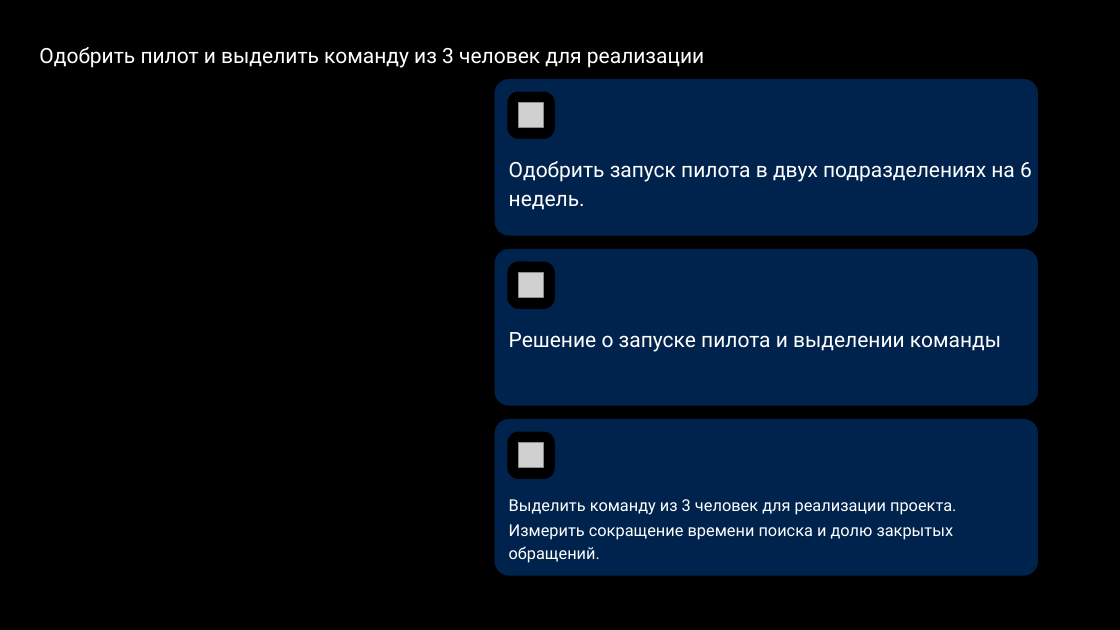
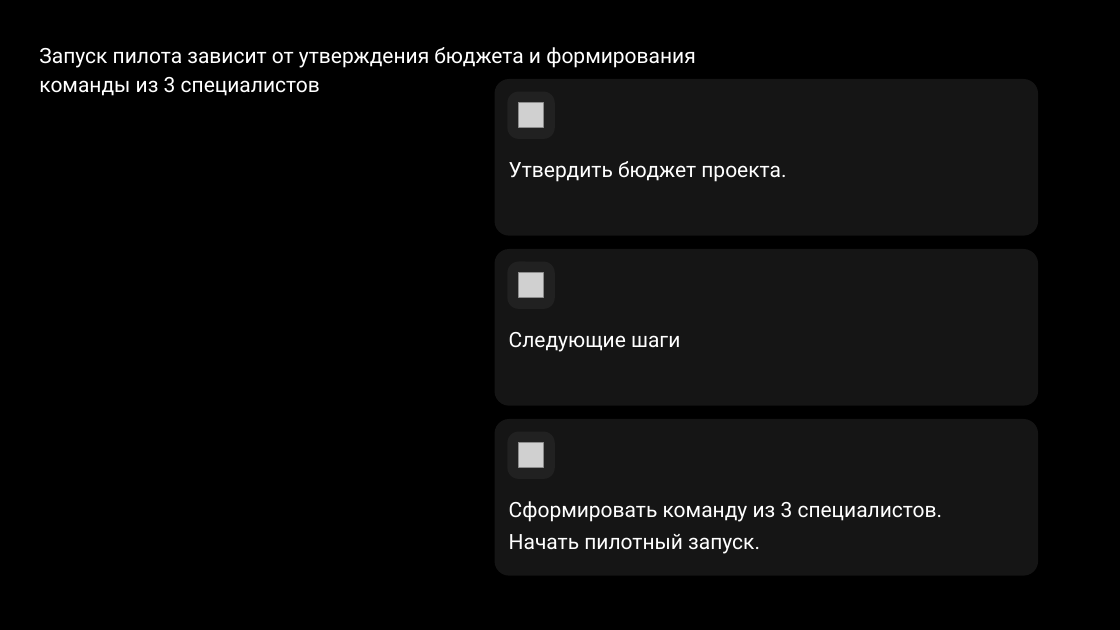
Before and after one commit to temurysega/lct_vk, a slide deck: slide 12 of deliverables/vk-workspace-columns.pptx. Drawn at 1120x630 pixels with LibreOffice and Linux fonts; fonts in the diff are those of the drawing; grey boxes stand for pictures; background and template pictures are left out. Boxes give left, top, right and bottom in pixels: in the first picture for what was removed or moved away, otherwise in the second. Text is boxed around its words. In the diff, an @@ line names an element or a change of style, - is before the commit and + after.

```diff
--- a/deliverables/vk-workspace-columns.pptx
+++ b/deliverables/vk-workspace-columns.pptx
@@ title at (x1=39, y1=47, x2=695, y2=96): text changed @@
-Одобрить пилот и выделить команду из 3 человек для реализации
+Запуск пилота зависит от утверждения бюджета и формирования команды из 3 специалистов
@@ text in rounded rectangle at (x1=509, y1=161, x2=786, y2=182): text changed @@
-Одобрить запуск пилота в двух подразделениях на 6 недель.
+Утвердить бюджет проекта.
@@ text in rounded rectangle at (x1=509, y1=332, x2=680, y2=352): text changed @@
-Решение о запуске пилота и выделении команды
+Следующие шаги
@@ fill #0077FF at 30% opacity to #151515 in 3 elements at (x1=495, y1=79, x2=1038, y2=236), (x1=495, y1=249, x2=1038, y2=406), (x1=495, y1=419, x2=1038, y2=576) @@
@@ fill #000000 to #212121 in 3 elements at (x1=507, y1=92, x2=555, y2=139), (x1=507, y1=261, x2=555, y2=308), (x1=507, y1=432, x2=555, y2=479) @@
@@ text in rounded rectangle at (x1=509, y1=501, x2=943, y2=554): text changed; size 14 to 18 pt @@
-Выделить команду из 3 человек для реализации проекта.
-Измерить сокращение времени поиска и долю закрытых обращений.
+Сформировать команду из 3 специалистов.
+Начать пилотный запуск.
```
Also in this commit, not shown: 7 other slides changed, 4 slides added, 4 slides removed, 39 other files.
